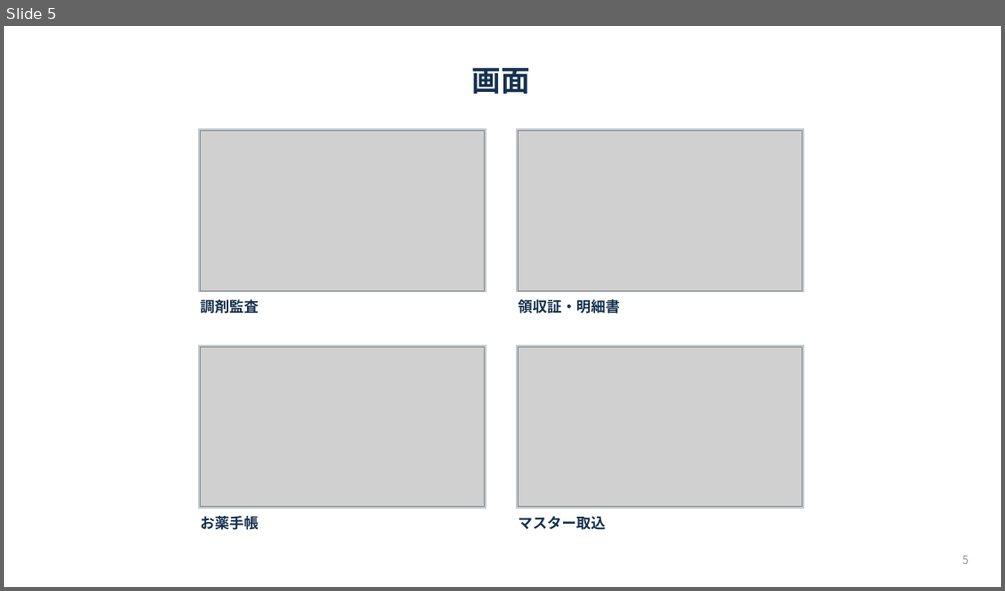
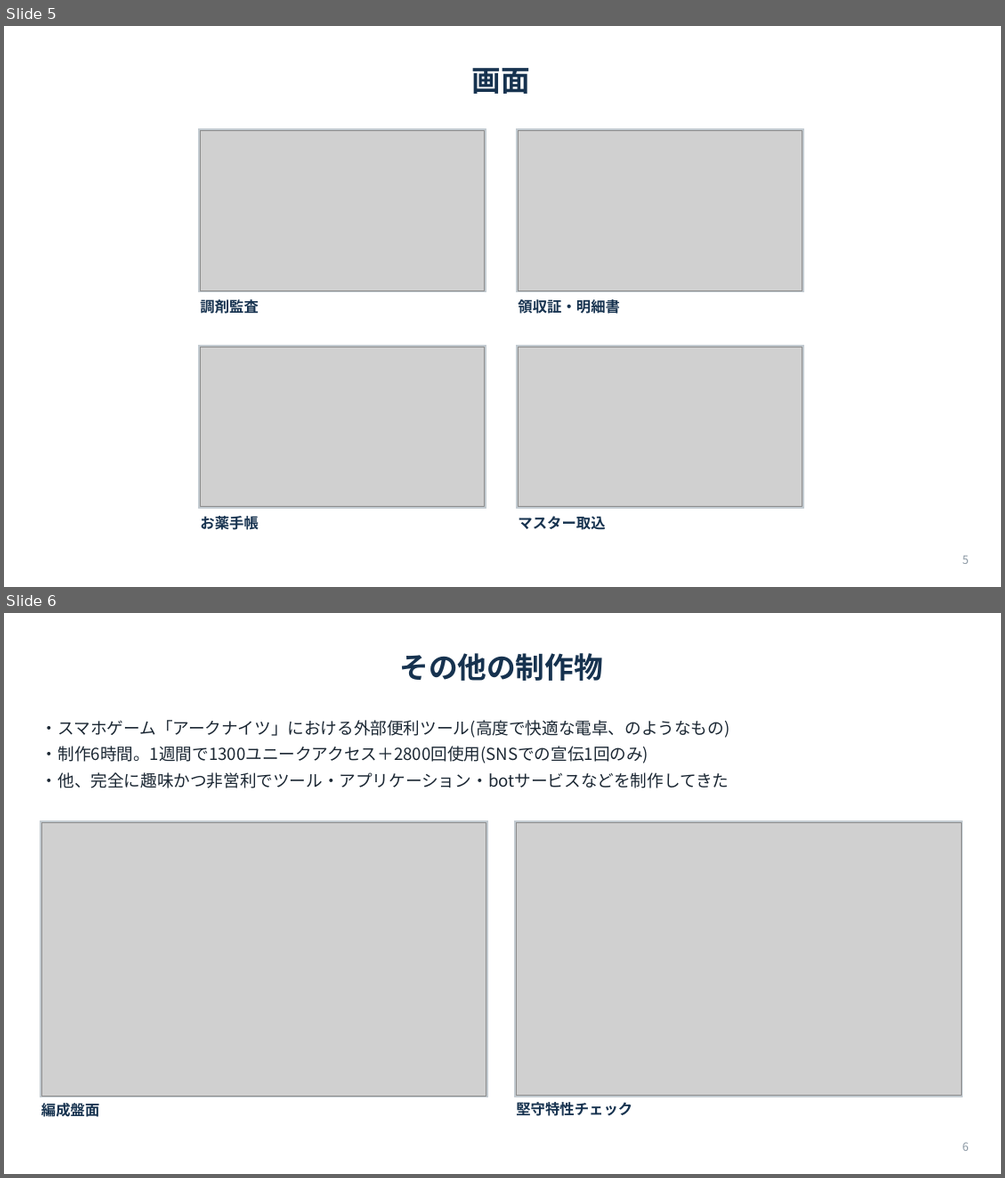
Before and after one commit to Raion613/pharmacy-app, a slide deck: docs/紹介資料.pptx. Shown one above the other, each under a label of ours: slide 5 before the commit, slides 5 and 6 after it. The pictures are 1005x591 and 1005x1178 pixels, drawn with LibreOffice and Linux fonts; fonts in the diff are those of the drawing; grey boxes stand for pictures. Boxes give left, top, right and bottom in pixels: in the first picture for what was removed or moved away, otherwise in the second. Text is boxed around its words. In the diff, an @@ line names an element or a change of style, - is before the commit and + after.

```diff
--- a/docs/紹介資料.pptx
+++ b/docs/紹介資料.pptx
@@ slide 6 added at <box>4,613,1001,1174</box>, background #FFFFFF @@
@@ title added at <box>399,653,602,681</box>, 28 pt, text #16324F, bold @@
+その他の制作物
@@ text added at <box>41,720,730,788</box>, 16 pt, text #1B2733 @@
+・スマホゲーム「アークナイツ」における外部便利ツール(高度で快適な電卓、のようなもの)
+・制作6時間。1週間で1300ユニークアクセス＋2800回使用(SNSでの宣伝1回のみ)
+・他、完全に趣味かつ非営利でツール・アプリケーション・botサービスなどを制作してきた
@@ rectangle added at <box>40,821,488,1097</box>, fill #C3CBD1, outline #C3CBD1 1 pt @@
@@ picture added at <box>41,822,486,1095</box> @@
@@ rectangle added at <box>515,821,963,1097</box>, fill #C3CBD1, outline #C3CBD1 1 pt @@
@@ picture added at <box>517,822,961,1095</box> @@
@@ text added at <box>41,1100,99,1119</box>, 14 pt, text #16324F, bold @@
+編成盤面
@@ text added at <box>516,1102,632,1116</box>, 14 pt, text #16324F, bold @@
+堅守特性チェック
@@ page number added at <box>963,1142,969,1151</box>, 11 pt, text #8A97A3 @@
+6
```
